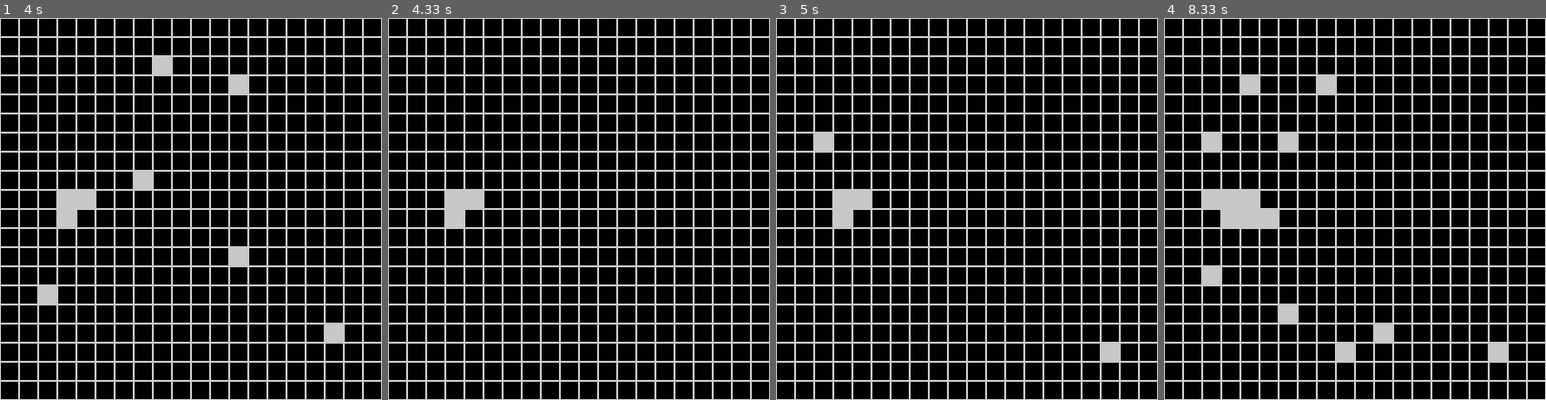
Above: before the commit, frames 1-4 (left to right).
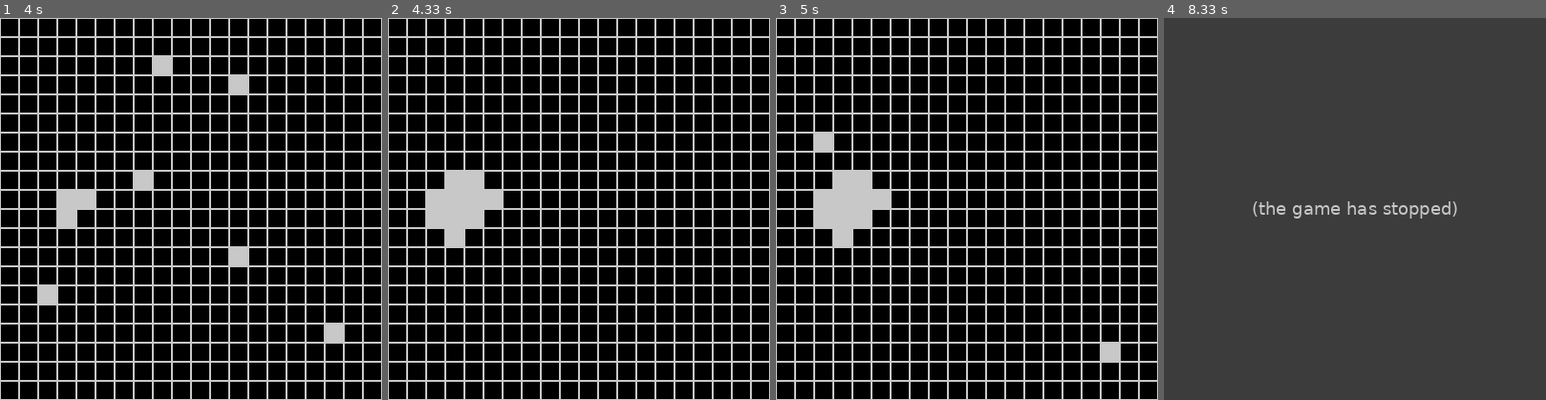
Above: after the commit, the same moments.

Repository: Dawood0/Game_Of_Life-Pygame
Game: pygame game, started from test.py
Same seed, same stepped clock (60 frames per second), same inputs: the game is played once before the commit and once after it.
Inputs (mouse positions are in pixels of both pictures, inside the frame that each line leads up to):
- Up to frame 1 (4 s): click (191, 209) at 0.38 s; tap Space at 0.67 s; click (87, 189) at 1.05 s; click (145, 182) at 1.38 s; click (332, 338) at 1.72 s; click (248, 79) at 2.05 s; click (156, 71) at 2.38 s; click (244, 258) at 2.72 s; click (53, 300) at 3.05 s; click (76, 224) at 3.38 s; click (61, 197) at 3.72 s
- Up to frame 2 (4.33 s): tap Space at 4 s
- Up to frame 3 (5 s): click (821, 140) at 4.38 s; click (1108, 354) at 4.72 s
- Up to frame 4 (8.33 s): click (1274, 216) at 5.05 s; click (1293, 315) at 5.38 s; click (1293, 136) at 5.72 s; click (1335, 346) at 6.05 s; click (1377, 323) at 6.38 s; click (1213, 270) at 6.72 s; click (1320, 90) at 7.05 s; click (1244, 216) at 7.38 s; click (1251, 90) at 7.72 s; click (1217, 205) at 8.05 s

Frame 1 is identical in both runs. In frame 2, 1.4% of the frame differs, in the area x 10-30%, y 40-60%; in frame 3, 1.4%; in frame 4, 100%, in the area x 0-100%, y 0-100%.
Error after the commit: ValueError: list.remove(x): x not in list (test.py line 161); the game stopped at 8.05 s (later frames are placeholders)

Commit message:
birth and death done, fix overlapping

Diff:
--- a/test.py
+++ b/test.py
@@ -41,6 +41,16 @@
     if x+blockSize<WINDOW_WIDTH and y-blockSize>=0: neighbors.append((x+blockSize,y-blockSize))
     if x - blockSize >= 0 and y + blockSize < WINDOW_HEIGHT: neighbors.append((x - blockSize, y + blockSize))
     if x + blockSize < WINDOW_WIDTH and y + blockSize < WINDOW_HEIGHT: neighbors.append((x + blockSize, y + blockSize))
+
+    return neighbors
+
+def getOrthogonalNeighbors(rect):     # rect is a tuple of x,y coordinates for the rectangle
+    neighbors=[]
+    x,y=rect
+    if y-blockSize>=0:neighbors.append((x,y-blockSize))
+    if y+blockSize<WINDOW_HEIGHT:neighbors.append((x,y+blockSize))
+    if x-blockSize>=0:neighbors.append((x-blockSize,y))
+    if x+blockSize<WINDOW_WIDTH:neighbors.append((x+blockSize,y))
 
     return neighbors
 
@@ -98,18 +108,24 @@
                     die=[]
                     cnt=0
                     l=getNeighbors(ii)
+                    ll=getOrthogonalNeighbors(ii)
+                    print(ll)
 
                     for i in l:
                         if i in white_rects:
-                            print(i)
                             cnt+=1
 
-                    if cnt<2:
+                    if cnt<2:                       # making blocks die
                         black_rects.append(ii)
                         # if ii not in black_rects:black_rects.append(ii)
                         # else:black_rects.remove(ii)
                         # try:white_rects.remove(ii)
                         # except:pass
+                    else:                           # birth of white block neighbors
+
+                        for orthoneighbor in ll:
+                            if orthoneighbor not in white_rects:
+                                birth.append(orthoneighbor)
 
 
 
@@ -121,6 +137,19 @@
 
     for x,y in white_rects:                 # drawing the white rectangle in the pressed rectangle
         drawRect(x,y)
+
+    for i in range(len(birth)):
+        x, y = birth.pop()
+        drawRect(x,y)
+        white_rects.append((x,y))
+
+
+    # for i in range(len(white_rects)):
+    #     x, y = white_rects.pop()
+    #     drawRect(x,y)
+    #     try:black_rects.remove((x,y))
+    #     except:pass
+
     # for x, y in black_rects:                # redrawing the black rectangle in the repressed rectangle
     #     drawRect(x, y,0,BLACK)
     #     drawRect(x, y,1)
